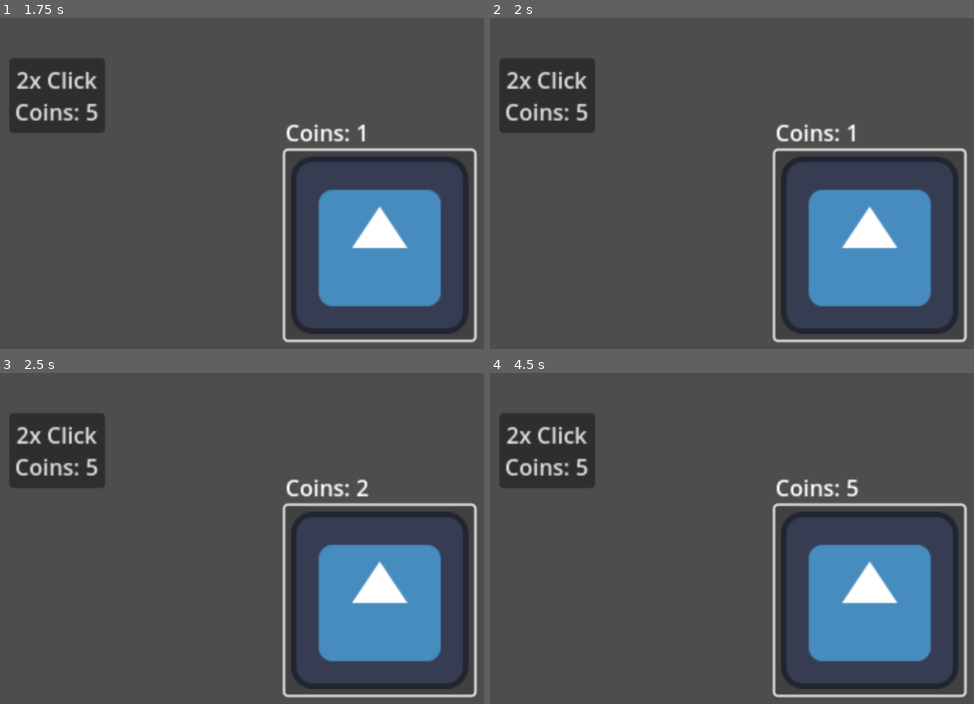
Above: before the commit, frames 1-4 (two rows, left to right).
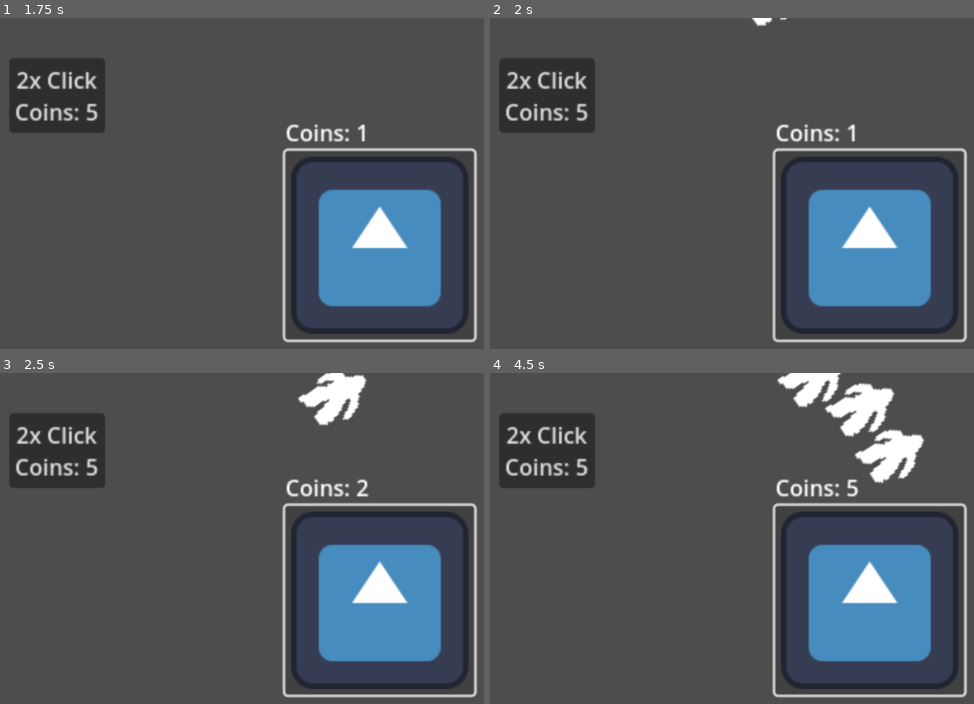
Above: after the commit, the same moments.

Repository: Awsomecuber/Game_Repo
Game: Godot game, scene res://main.tscn
Two runs of this game, one before a commit and one after it. Both use one fixed random seed, a clock stepped at 60 frames per second and the inputs below. The engine's default icon, where the game draws it, is replaced by a stand-in: a white triangle on a blue panel in a dark square.
Inputs:
- Up to frame 1 (1.75 s): click "2x Click Coins: 5" at 0.5 s; click "Coins: 0" at 1.25 s
- Up to frame 2 (2 s): no input
- Up to frame 3 (2.5 s): click "Coins: 1" at 2 s
- Up to frame 4 (4.5 s): click "Coins: 2" at 2.75 s; click "Coins: 3" at 3.5 s; click "Coins: 4" at 4.25 s

Frame 1 is identical in both runs. In frame 2, less than 0.1% of the frame differs, in the area x 53-62%, y 0-3%; in frame 3, 1.3%; in frame 4, 3.6%, in the area x 59-90%, y 0-34%.

Commit message:
Fixed Everything

Diff:
--- a/clicker-game/Enemy.tscn
+++ b/clicker-game/Enemy.tscn
@@ -7,6 +7,7 @@
 size = Vector2(38, 54)
 
 [node name="CharacterBody2D" type="CharacterBody2D"]
+slide_on_ceiling = false
 script = ExtResource("1_74j44")
 
 [node name="Sprite2D" type="Sprite2D" parent="."]
--- /dev/null
+++ b/clicker-game/Spawner.tscn
@@ -0,0 +1,12 @@
+[gd_scene load_steps=2 format=3 uid="uid://bqkvncnysnung"]
+
+[ext_resource type="Script" path="res://spawner.gd" id="1_oehao"]
+
+[node name="Node2D" type="Node2D"]
+position = Vector2(-373, -79)
+script = ExtResource("1_oehao")
+
+[node name="Timer" type="Timer" parent="."]
+autostart = true
+
+[connection signal="timeout" from="Timer" to="." method="_on_timer_timeout"]
--- a/clicker-game/enemy.gd
+++ b/clicker-game/enemy.gd
@@ -1,7 +1,7 @@
 extends CharacterBody2D
 
 
-const speed = 10
+const speed = 100
 var health = 10
 @onready var player_pos = $"/root/Global".position.get_position()
 
--- a/clicker-game/main.tscn
+++ b/clicker-game/main.tscn
@@ -2,7 +2,7 @@
 
 [ext_resource type="PackedScene" uid="uid://cw2c6k7cstw8h" path="res://main_click.tscn" id="3_356wm"]
 [ext_resource type="Script" path="res://2x_buton.gd" id="3_gsqma"]
-[ext_resource type="Script" path="res://spawner.gd" id="3_j67h0"]
+[ext_resource type="PackedScene" uid="uid://bqkvncnysnung" path="res://Spawner.tscn" id="3_hfe5e"]
 
 [sub_resource type="GDScript" id="GDScript_1dngm"]
 script/source = "extends Node
@@ -29,11 +29,7 @@
 offset_top = 7.224
 offset_bottom = 5.848
 
-[node name="Node2D" type="Node2D" parent="."]
-position = Vector2(-178, 34)
-script = ExtResource("3_j67h0")
-
-[node name="Timer" type="Timer" parent="."]
-wait_time = 0.5
+[node name="Node2D" parent="." instance=ExtResource("3_hfe5e")]
+position = Vector2(-157, -246)
 
 [connection signal="pressed" from="2x Buton" to="2x Buton" method="_on_pressed"]
--- a/clicker-game/main_click.tscn
+++ b/clicker-game/main_click.tscn
@@ -25,6 +25,7 @@
 offset_bottom = -2.00001
 
 [node name="Player_pos" type="Marker2D" parent="."]
+position = Vector2(163, 136)
 script = ExtResource("3_tnwjw")
 
 [connection signal="pressed" from="." to="." method="_on_pressed"]
--- a/clicker-game/spawner.gd
+++ b/clicker-game/spawner.gd
@@ -1,10 +1,8 @@
 extends Node2D
 
 @onready var enemy = preload("res://Enemy.tscn")
-@onready var timer = $"../Timer"
+@onready var timer = $Timer
 
-func _ready():
-	timer.timeout.connect(_on_timer_timeout)
 
 func _on_timer_timeout() -> void:
 	print("added enemy")
